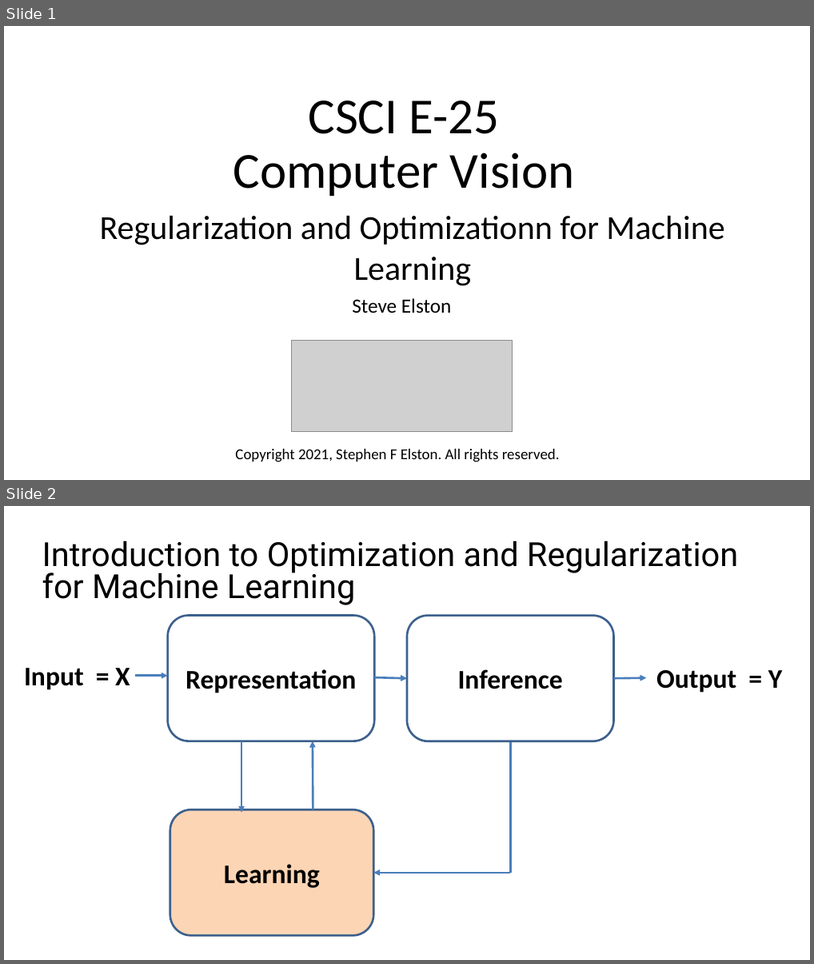
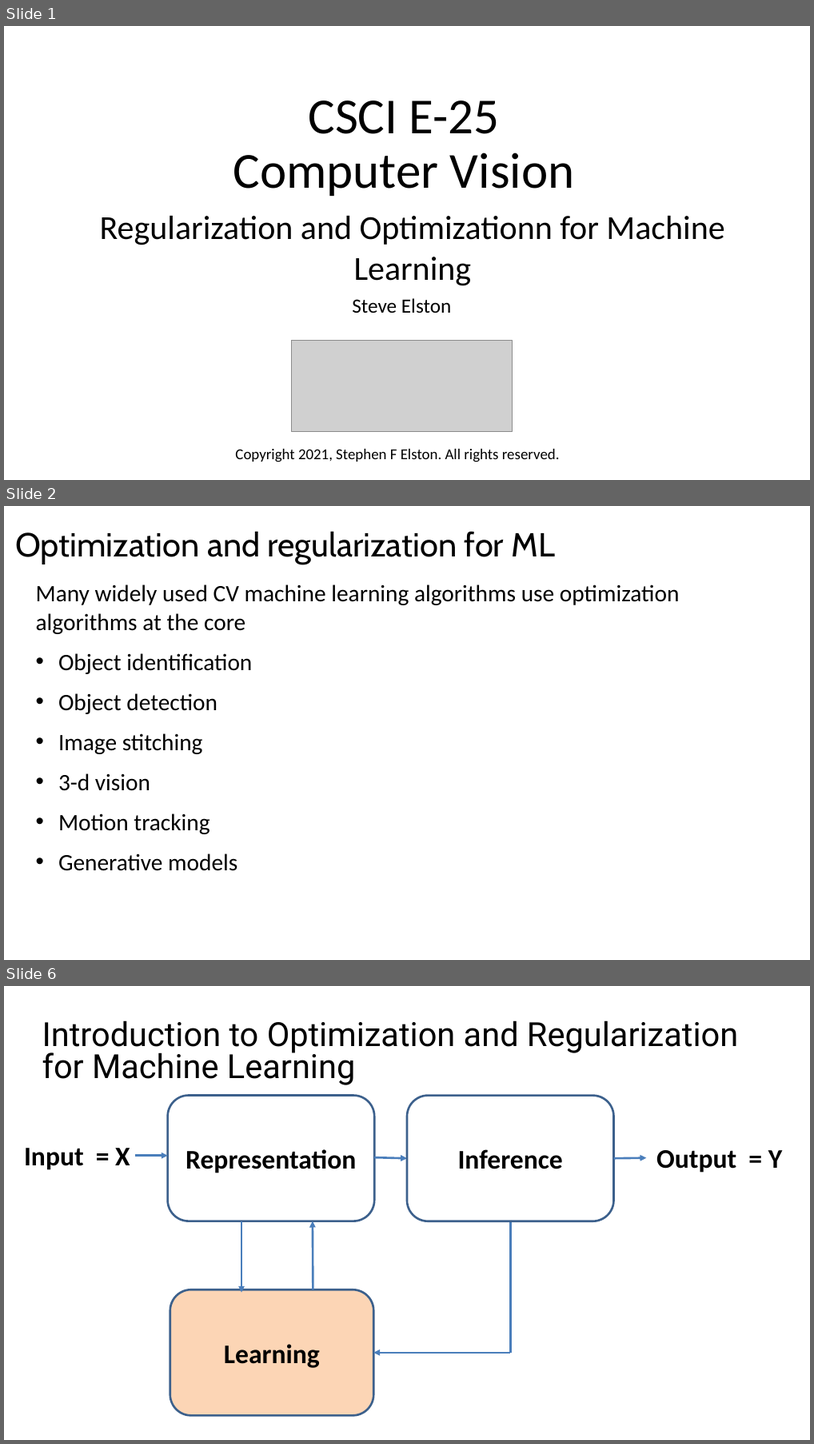
Before and after one commit to StephenElston/CSCI-E25, a slide deck: Slides/7_RegularizationAndOptimization.pptx. Shown one above the other, each under a label of ours: slides 1 and 2 before the commit, slides 1, 2 and 6 after it; the slides between them are not shown. The pictures are 814x964 and 814x1444 pixels, drawn with LibreOffice and Linux fonts; fonts in the diff are those of the drawing; grey boxes stand for pictures. Boxes give left, top, right and bottom in pixels: in the first picture for what was removed or moved away, otherwise in the second. Text is boxed around its words. In the diff, an @@ line names an element or a change of style, - is before the commit and + after.

```diff
--- a/Slides/7_RegularizationAndOptimization.pptx
+++ b/Slides/7_RegularizationAndOptimization.pptx
@@ slide 2 added at <box>4,506,810,960</box>, background #FFFFFF @@
@@ title added at <box>15,531,555,564</box>, 39.6 pt, text #000000 @@
+Optimization and regularization for ML
@@ text added at <box>36,584,680,871</box>, 28 pt, text #000000 @@
+Many widely used CV machine learning algorithms use optimization algorithms at the core
+• Object identification
+• Object detection
+• Image stitching
+• 3-d vision
+• Motion tracking
+• Generative models
@@ what was slide 2 is now slide 6 @@
```
Also in this commit, not shown: 3 slides changed, 12 other slides added, 3 slides removed, 1 other file.
